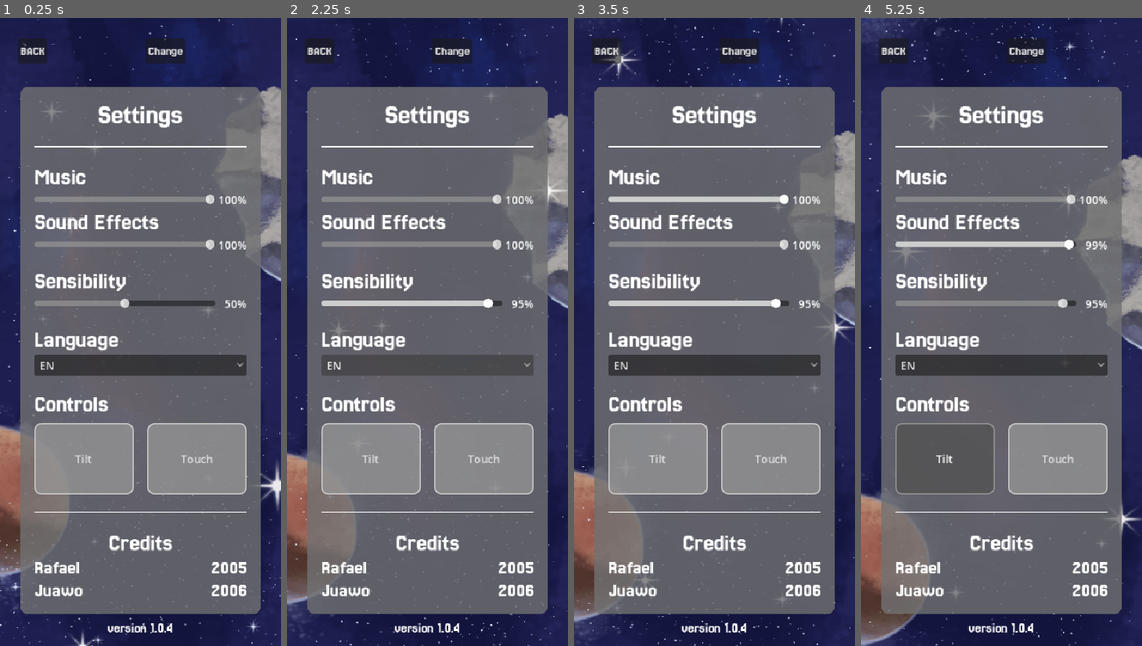
Above: before the commit, frames 1-4 (left to right).
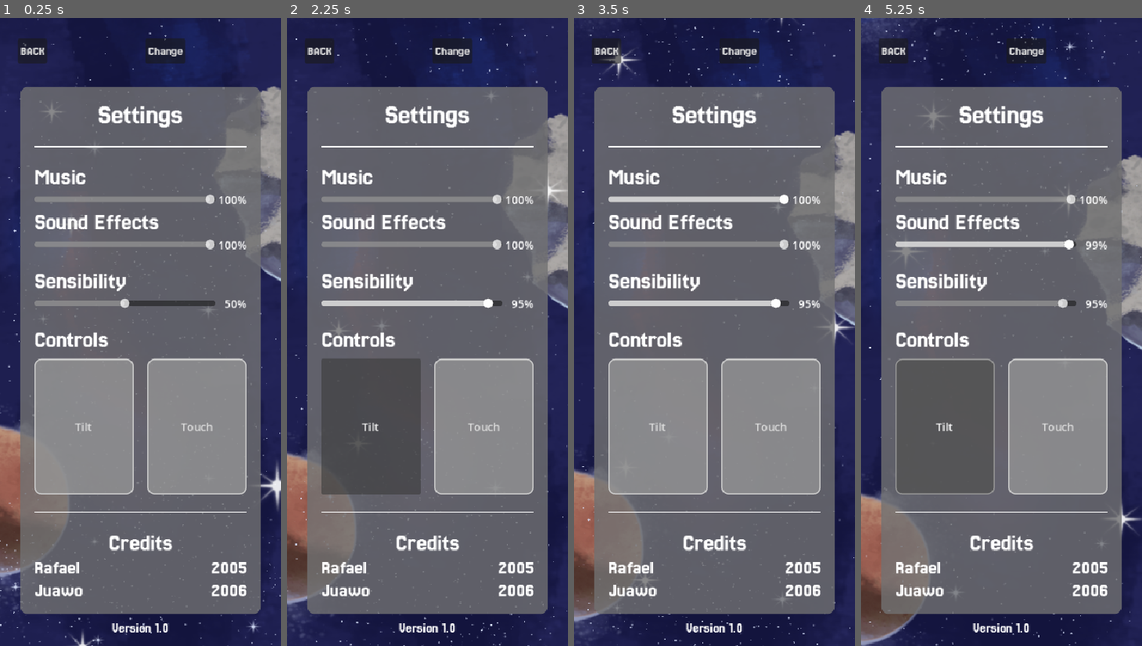
Above: after the commit, the same moments.

Repository: Juawo/space-shooter
Game: Godot game, scene res://scenes/ui/Settings/settings.tscn
Same seed, same stepped clock (60 frames per second), same inputs: the game is played once before the commit and once after it. This scene is started directly instead of the project's main scene.
Inputs (mouse positions are in pixels of both pictures, inside the frame that each line leads up to):
- Up to frame 1 (0.25 s): no input
- Up to frame 2 (2.25 s): click (427, 363) at 0.5 s, where only the run before the commit has a clickable "EN"; move the mouse to (489, 300) at 1.27 s; hold Right (ui_right) 1.28-2.03 s; click (489, 300) at 1.42 s; move the mouse to (371, 363) at 2.02 s; hold Down (ui_down) from 2.03 s (still down)
- Up to frame 3 (3.5 s): move the mouse to (742, 193) at 2.77 s; release Down (ui_down) at 2.78 s; hold Right (ui_right) from 2.78 s (still down)
- Up to frame 4 (5.25 s): move the mouse to (987, 457) at 3.52 s; release Right (ui_right) at 3.53 s; hold Up (ui_up) 3.53-4.28 s; click (987, 457) at 3.67 s; move the mouse to (1085, 426) at 4.27 s; hold Left (ui_left) from 4.28 s (still down); move the mouse to (917, 237) at 5.02 s

The runs differ from the first frame. In frame 1, 8.8% of the frame differs, in the area x 12-88%, y 50-98%; in frame 2, 12%; in frame 3, 8.8%; in frame 4, 6.6%.
Error after the commit: Cannot call method 'select' on a null value. (res://scripts/ui/Settings/settings.gd:42)

Commit message:
feat: remove unused language settings from the UI

Diff:
--- a/scenes/ui/Settings/settings.tscn
+++ b/scenes/ui/Settings/settings.tscn
@@ -215,25 +215,6 @@
 size_flags_horizontal = 10
 text = "50%"
 
-[node name="Language" type="VBoxContainer" parent="VBoxContainer/ContentSettings/VBoxContainer/Panel/MarginContainer/VBoxContainer" unique_id=1252651955]
-layout_mode = 2
-
-[node name="LanguageLabel" type="Label" parent="VBoxContainer/ContentSettings/VBoxContainer/Panel/MarginContainer/VBoxContainer/Language" unique_id=1618963072]
-layout_mode = 2
-theme_override_fonts/font = ExtResource("2_83c71")
-theme_override_font_sizes/font_size = 34
-text = "Language"
-
-[node name="LanguageOption" type="OptionButton" parent="VBoxContainer/ContentSettings/VBoxContainer/Panel/MarginContainer/VBoxContainer/Language" unique_id=662241328]
-layout_mode = 2
-focus_mode = 0
-selected = 0
-item_count = 2
-popup/item_0/text = "EN"
-popup/item_0/id = 0
-popup/item_1/text = "PT"
-popup/item_1/id = 1
-
 [node name="Controls" type="VBoxContainer" parent="VBoxContainer/ContentSettings/VBoxContainer/Panel/MarginContainer/VBoxContainer" unique_id=84452191]
 layout_mode = 2
 size_flags_vertical = 3
@@ -335,6 +316,5 @@
 [connection signal="value_changed" from="VBoxContainer/ContentSettings/VBoxContainer/Panel/MarginContainer/VBoxContainer/Sound/SoundContainer/MusicSlider" to="." method="_on_music_slider_value_changed"]
 [connection signal="value_changed" from="VBoxContainer/ContentSettings/VBoxContainer/Panel/MarginContainer/VBoxContainer/Sound/SFXContainer2/SFXSlider" to="." method="_on_sfx_slider_value_changed"]
 [connection signal="value_changed" from="VBoxContainer/ContentSettings/VBoxContainer/Panel/MarginContainer/VBoxContainer/Sensibility/SensibilityContainer/SensibilitytSlider" to="." method="_on_sensibilityt_slider_value_changed"]
-[connection signal="item_selected" from="VBoxContainer/ContentSettings/VBoxContainer/Panel/MarginContainer/VBoxContainer/Language/LanguageOption" to="." method="_on_language_option_item_selected"]
 [connection signal="toggled" from="VBoxContainer/ContentSettings/VBoxContainer/Panel/MarginContainer/VBoxContainer/Controls/ControlsOptions/TiltButton" to="." method="_on_tilt_button_toggled"]
 [connection signal="toggled" from="VBoxContainer/ContentSettings/VBoxContainer/Panel/MarginContainer/VBoxContainer/Controls/ControlsOptions/TouchButton" to="." method="_on_touch_button_toggled"]
